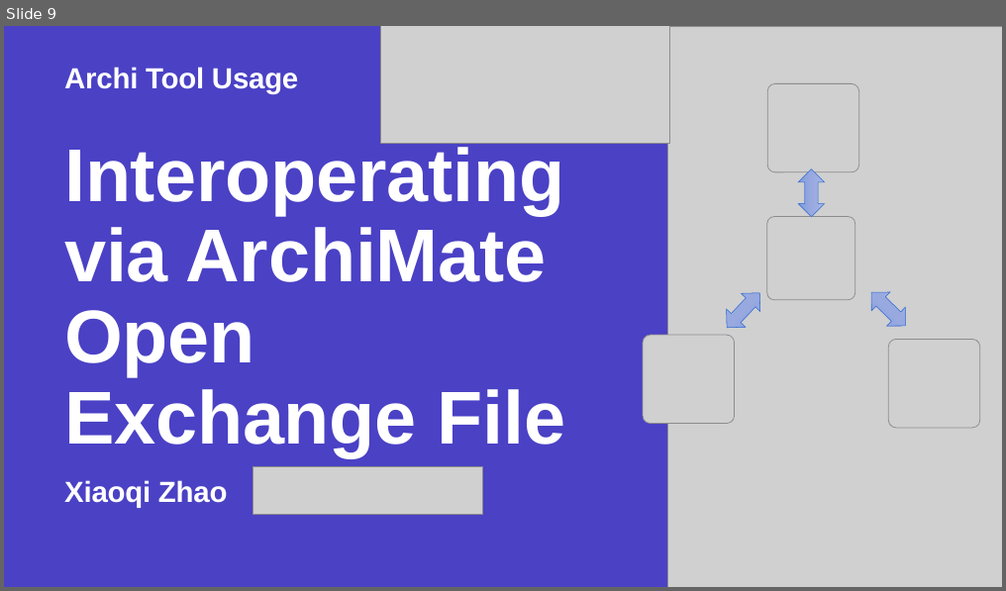
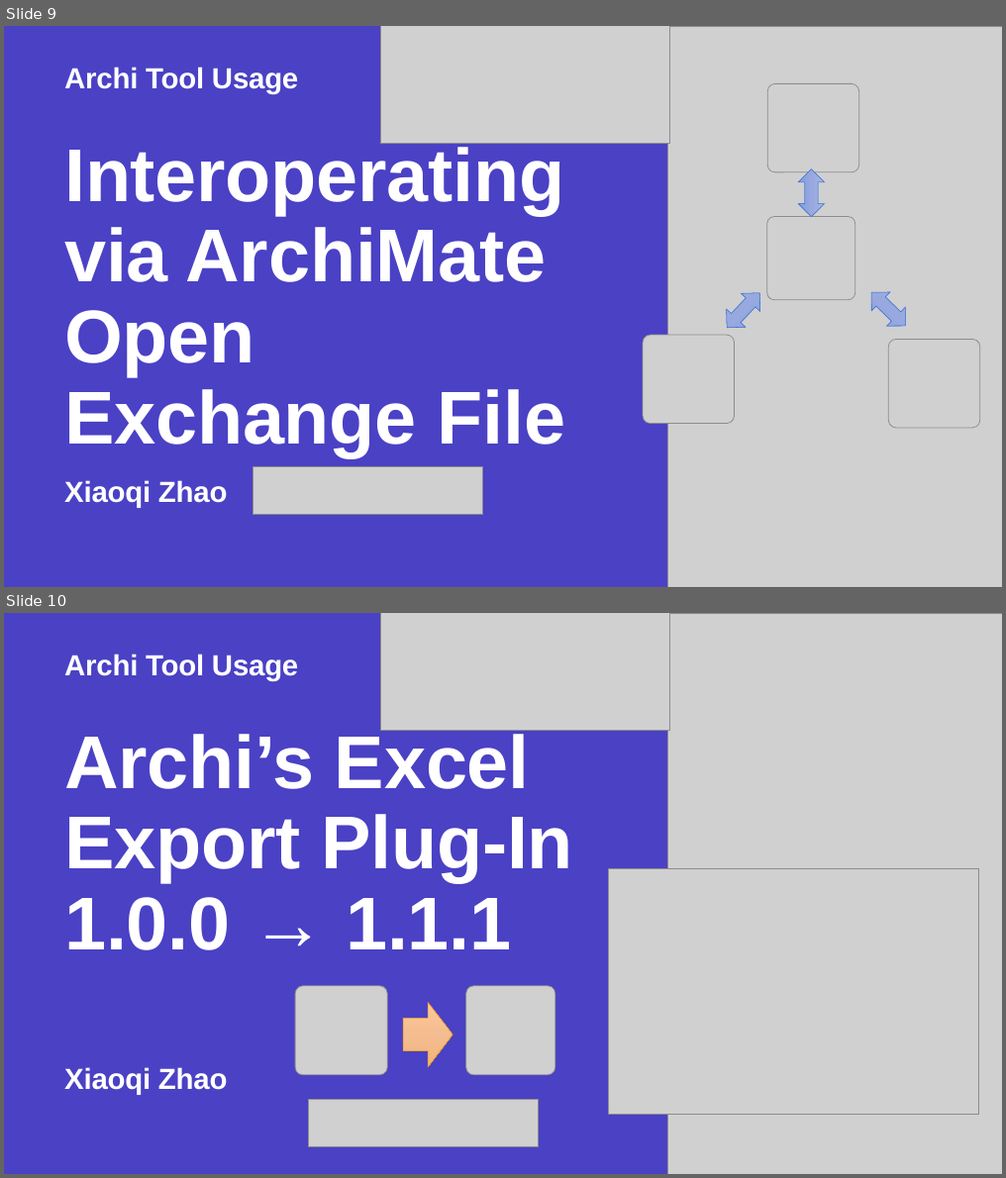
Before and after one commit to yasenstar/EA, a slide deck: architool/Using-Archi.pptx. Shown one above the other, each under a label of ours: slide 9 before the commit, slides 9 and 10 after it. The pictures are 1006x591 and 1006x1178 pixels, drawn with LibreOffice and Linux fonts; fonts in the diff are those of the drawing; grey boxes stand for pictures. Boxes give left, top, right and bottom in pixels: in the first picture for what was removed or moved away, otherwise in the second. Text is boxed around its words. In the diff, an @@ line names an element or a change of style, - is before the commit and + after.

Commit message:
add Archi Excel plug-in notice

```diff
--- a/architool/Using-Archi.pptx
+++ b/architool/Using-Archi.pptx
@@ slide 10 added at [4,613,1002,1174], background #FFFFFF; not listed: 1 template element that a slide beside it also shows @@
@@ picture added at [380,613,670,731] @@
@@ picture added at [668,613,1002,1174] @@
@@ text added at [64,654,298,681], 28 pt, text #FFFFFF, bold @@
+Archi Tool Usage
@@ title added at [64,729,573,951], 72 pt, text #FFFFFF, bold @@
+Archi’s Excel Export Plug-In
+1.0.0 → 1.1.1
@@ picture added at [609,869,979,1114] @@
@@ picture added at [295,986,387,1075] @@
@@ picture added at [466,986,555,1075] @@
@@ right arrow added at [403,1002,452,1067], fill gradient #FEC89D to #F5BE90 to #F4B57C, outline #E69500 0.5 pt @@
@@ subtitle added at [64,1067,228,1095], 28 pt, text #FFFFFF, bold @@
+Xiaoqi Zhao
@@ picture added at [309,1100,539,1148] @@
```
Also in this commit, not shown: 3 other files.
